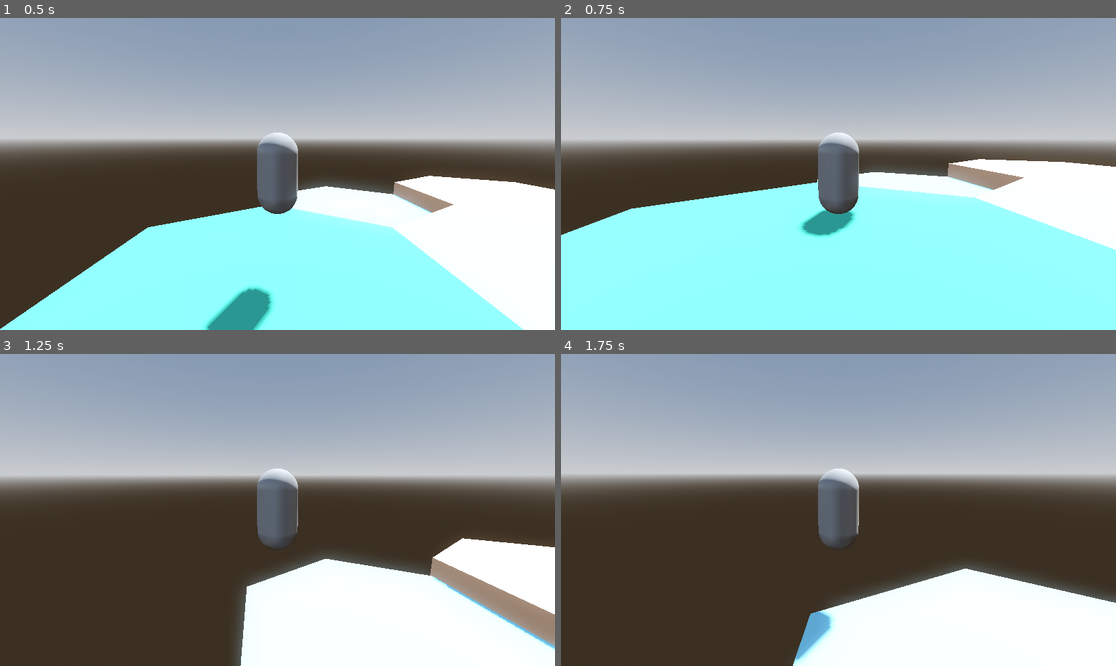
Above: before the commit, frames 1-4 (two rows, left to right).
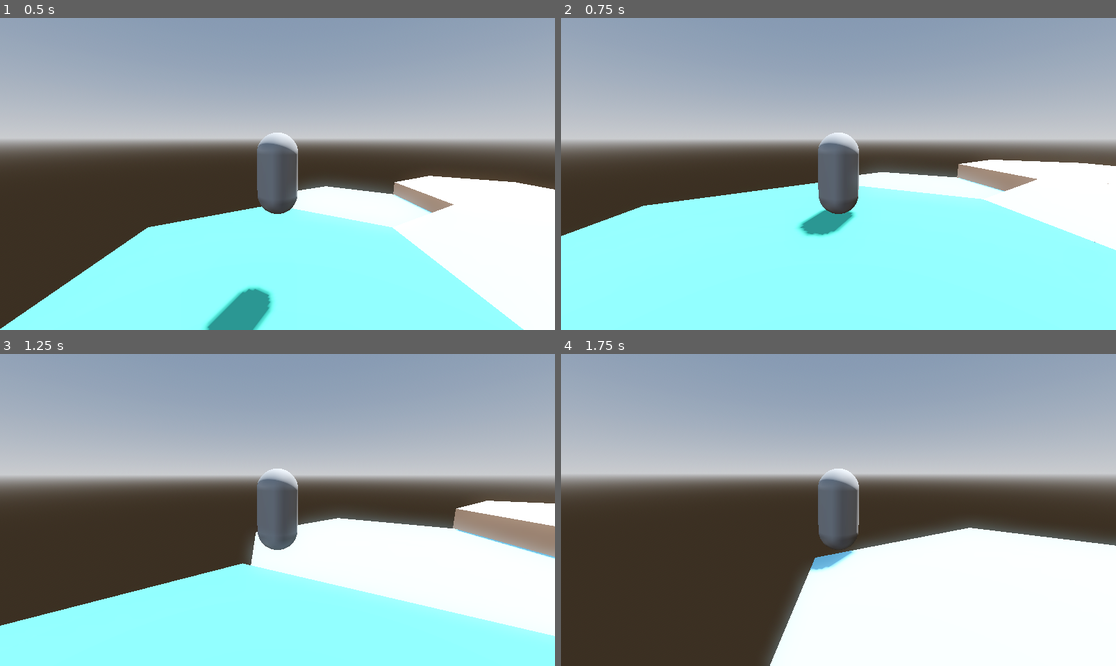
Above: after the commit, the same moments.

Repository: shahaf10000/pokemon-style-godot-game
Game: Godot game, scene res://scenes/world.tscn
Two runs of this game, one before a commit and one after it. Both use one fixed random seed, a clock stepped at 60 frames per second and the inputs below. After the commit the project has no main scene; this scene is started directly in both runs.
Inputs (mouse positions are in pixels of both pictures, inside the frame that each line leads up to):
- Up to frame 1 (0.5 s): no input
- Up to frame 2 (0.75 s): move the mouse to (866, 174) at 0.52 s; hold Up (ui_up) from 0.53 s (still down); tap Space (ui_jump, bound only before the commit) at 0.6 s
- Up to frame 3 (1.25 s): keep holding Up (ui_up); tap Space (ui_jump, bound only before the commit) at 0.77, 1.07 s
- Up to frame 4 (1.75 s): keep holding Up (ui_up); move the mouse to (810, 510) at 1.27 s; tap Space (ui_jump, bound only before the commit) at 1.35, 1.52 s

Frame 1 is identical in both runs. In frame 2, 0.7% of the frame differs, in the area x 0-100%, y 41-75%; in frame 3, 31%, in the area x 0-100%, y 41-100%; in frame 4, 11%.

Commit message:
feat: no need for a refresh button in the DynamicTile

Diff:
--- a/pokemon-style-godot-game/project.godot
+++ b/pokemon-style-godot-game/project.godot
@@ -10,24 +10,4 @@
 
 [application]
 
-config/name="pokemon-style-godot-game"
-run/main_scene="uid://ctm7qnldx5bvr"
-config/features=PackedStringArray("4.4", "Forward Plus")
-config/icon="res://icon.svg"
-
-[display]
-
-window/size/viewport_width=1920
-window/size/viewport_height=1080
-
-[input]
-
-ui_jump={
-"deadzone": 0.2,
-"events": [null, Object(InputEventKey,"resource_local_to_scene":false,"resource_name":"","device":0,"window_id":0,"alt_pressed":false,"shift_pressed":false,"ctrl_pressed":false,"meta_pressed":false,"pressed":false,"keycode":0,"physical_keycode":32,"key_label":0,"unicode":0,"location":0,"echo":false,"script":null)
-]
-}
-
-[rendering]
-
-lights_and_shadows/directional_shadow/soft_shadow_filter_quality=3
+config/features=PackedStringArray("4.4")
--- a/pokemon-style-godot-game/scenes/tiles/DynamicTile.tscn
+++ b/pokemon-style-godot-game/scenes/tiles/DynamicTile.tscn
@@ -5,3 +5,4 @@
 [node name="DynamicTile" type="Node3D"]
 script = ExtResource("1_wc12v")
 tile_type = "Stone"
+refresh_model = false
--- a/pokemon-style-godot-game/scripts/DynamicTile.gd
+++ b/pokemon-style-godot-game/scripts/DynamicTile.gd
@@ -2,19 +2,16 @@
 extends Node3D
 
 @export_enum("Dirt", "Grass", "Sand", "Stone", "Water")
-var tile_type: String = "Grass"
-
-@export var refresh_model: bool:
+var tile_type: String = "Grass":
 	set(value):
-		if value:
-			load_model()
-			refresh_model = false  # Reset the toggle
+		tile_type = value
+		load_model()
 
 func _ready():
 	load_model()
 
 func load_model():
-	# Remove existing model
+	# Clear existing children
 	for child in get_children():
 		child.queue_free()
 
